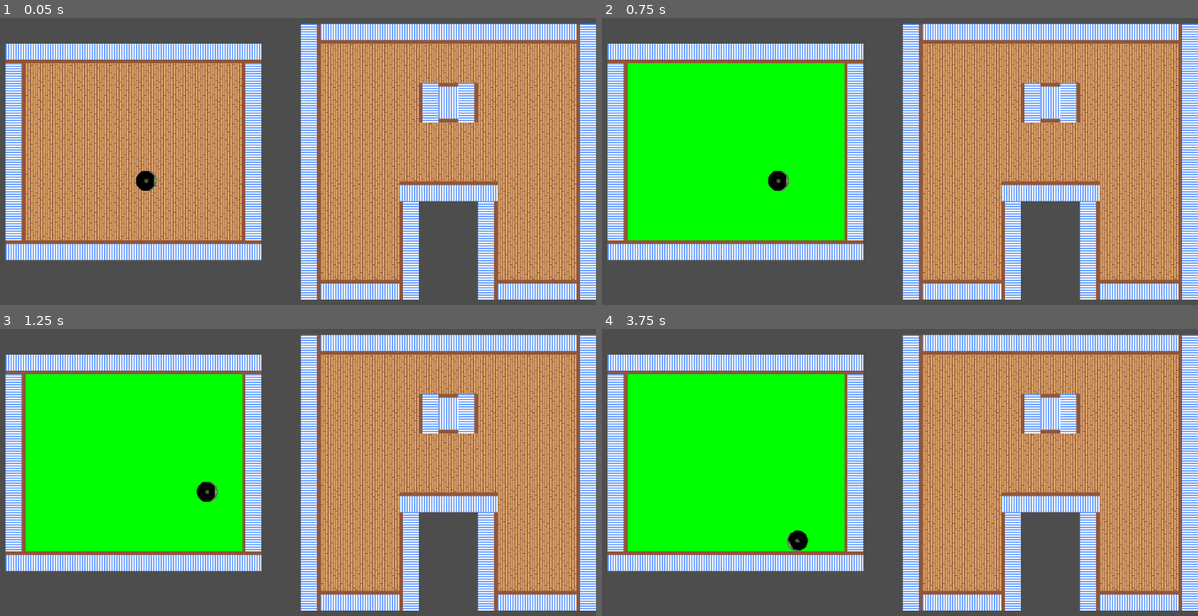
Above: before the commit, frames 1-4 (two rows, left to right).
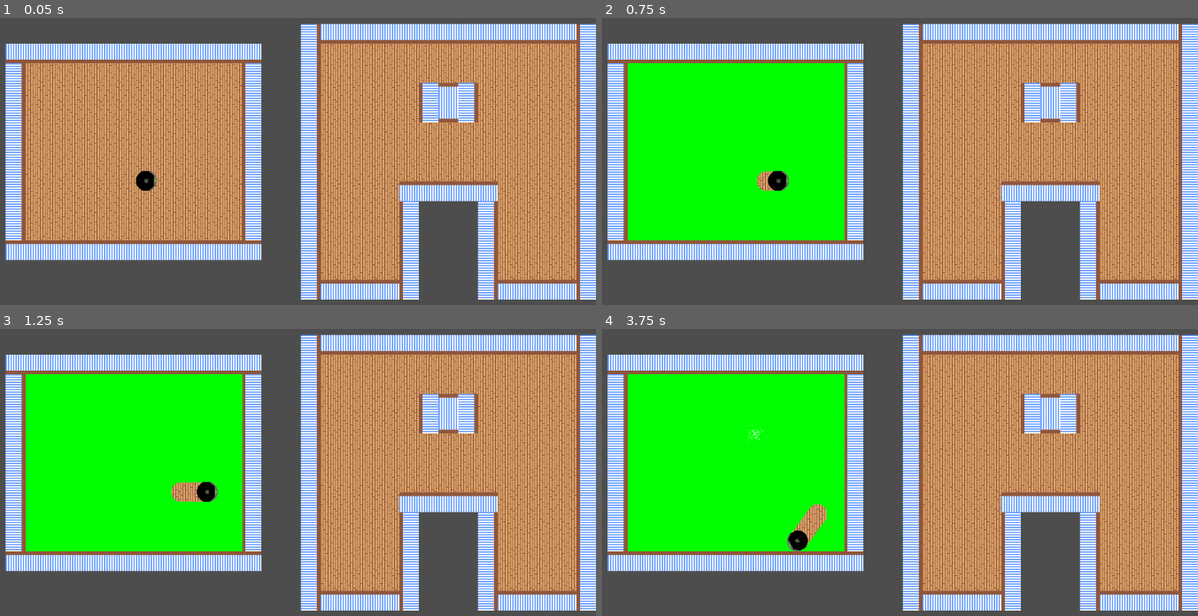
Above: after the commit, the same moments.

Repository: NatYoungren/roombot
Game: Godot game, scene res://scenes/test_level.tscn
Two runs of this game, one before a commit and one after it. Both use one fixed random seed, a clock stepped at 60 frames per second and the inputs below.
Inputs:
- Up to frame 1 (0.05 s): no input
- Up to frame 2 (0.75 s): tap Enter (ui_accept) at 0.5 s
- Up to frame 3 (1.25 s): tap Enter (ui_accept) at 0.77 s
- Up to frame 4 (3.75 s): hold Left (ui_left) 1.28-2.03 s; tap Enter (ui_accept) at 1.52, 2, 3.02 s; hold Left (ui_left) from 3.53 s (still down)

Frame 1 is identical in both runs. In frame 2, 0.1% of the frame differs, in the area x 26-29%, y 53-61%; in frame 3, 0.3%; in frame 4, 0.4%, in the area x 24-38%, y 33-77%.
Error before the commit: Invalid call to function 'clean_pixel' in base 'Node2D (FilthLayer)'. Expected 2 argument(s). (res://scripts/cleaners/circle_cleaner.gd:29)

Commit message:
Updated to match filth changes, added debug filth img button

Diff:
--- a/roombot/scripts/cleaners/circle_cleaner.gd
+++ b/roombot/scripts/cleaners/circle_cleaner.gd
@@ -12,12 +12,10 @@
 
 	var cleaned_amount: float = 0.0
 
-
 	# TODO: Make some Utility methods for:
 	#		Clean circle
 	#		Clean rect (considering rotation)
 	#		Clean triangle ? (probably not important)
-
 
 	var filth_coords: Vector2 = filth_layer.to_local(global_position)
 
@@ -26,6 +24,6 @@
 			var dist: float = filth_coords.distance_to(Vector2(x, y))
 
 			if dist <= radius:
-				cleaned_amount += filth_layer.clean_pixel(Vector2i(x, y))
+				cleaned_amount += filth_layer.clean_pixel(x, y)
 
 	return cleaned_amount
--- a/roombot/scripts/cleaners/rect_cleaner.gd
+++ b/roombot/scripts/cleaners/rect_cleaner.gd
@@ -7,23 +7,23 @@
 @export var can_rotate: bool = false # TODO: Implement?
 
 func clean(filth_layer: Node2D) -> float:
-    if not filth_layer is FilthLayer:
-        push_error("clean_filth: Provided node is not a FilthLayer.")
-        return 0.0
+	if not filth_layer is FilthLayer:
+		push_error("clean_filth: Provided node is not a FilthLayer.")
+		return 0.0
 
-    # TODO: Implement alternate function which considers rotation.
+	# TODO: Implement alternate function which considers rotation.
 
-    var cleaned_amount: float = 0.0
+	var cleaned_amount: float = 0.0
 
-    var filth_coords: Vector2 = filth_layer.to_local(global_position)
+	var filth_coords: Vector2 = filth_layer.to_local(global_position)
 
-    var start_x: int = max(0, int(filth_coords.x - width / 2))
-    var end_x: int = min(int(filth_coords.x + width / 2), filth_layer.img_size.x)
-    var start_y: int = max(0, int(filth_coords.y - height / 2))
-    var end_y: int = min(int(filth_coords.y + height / 2), filth_layer.img_size.y)
+	var start_x: int = max(0, int(filth_coords.x - width / 2))
+	var end_x: int = min(int(filth_coords.x + width / 2), filth_layer.img_size.x)
+	var start_y: int = max(0, int(filth_coords.y - height / 2))
+	var end_y: int = min(int(filth_coords.y + height / 2), filth_layer.img_size.y)
 
-    for x in range(start_x, end_x):
-        for y in range(start_y, end_y):
-            cleaned_amount += filth_layer.clean_pixel(Vector2i(x, y))
+	for x in range(start_x, end_x):
+		for y in range(start_y, end_y):
+			cleaned_amount += filth_layer.clean_pixel(x, y)
 
-    return cleaned_amount
+	return cleaned_amount
--- a/roombot/scripts/roomba_basic.gd
+++ b/roombot/scripts/roomba_basic.gd
@@ -66,6 +66,9 @@
 	# Press SPACE to completely fill filth layer, for testing.
 	if Input.is_action_just_pressed("ui_accept"):
 		State.filth_layer.debug_fill_image()
+	# Press LEFT to add random junk filth, for testing.
+	if Input.is_action_just_pressed("ui_left"):
+		State.filth_layer.random_junk()
 
 
 func _physics_process(_delta: float) -> void:
@@ -82,8 +85,7 @@
 	filth_cleaned += cleaner.clean(State.filth_layer)
 	prev_clean_position = position
 	clean_timer.start()
-
-	print("Filth cleaned: ", filth_cleaned)
+	#print("Filth cleaned: ", filth_cleaned)
 
 
 # Create clean_timer
